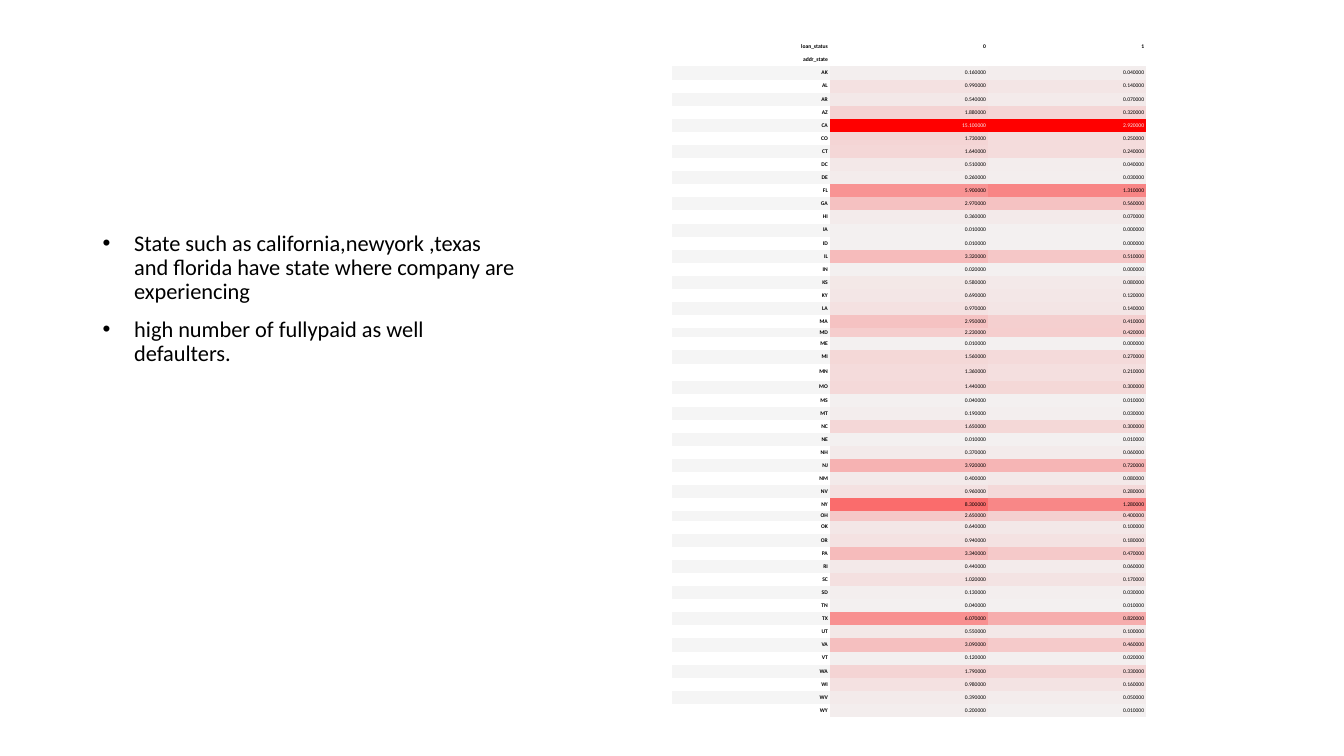
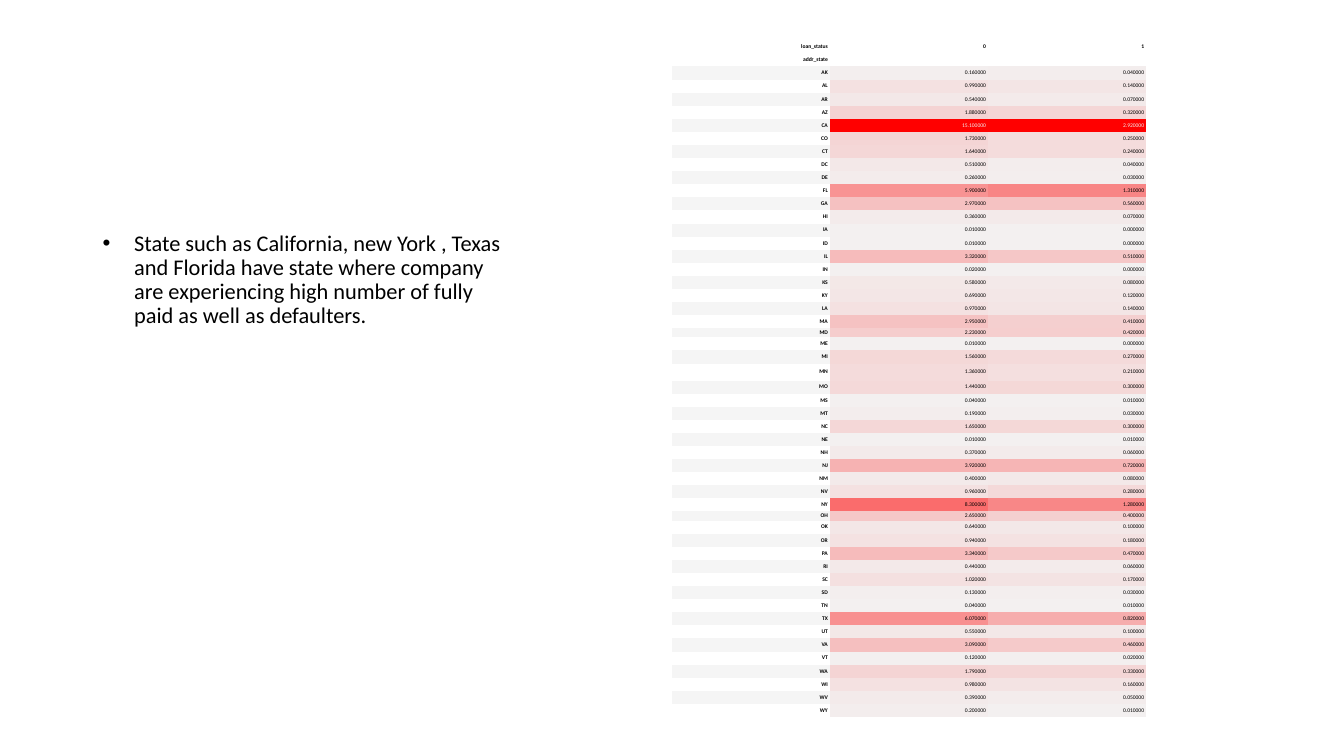
Before and after one commit to CharlieThomasCTG/LendingClubEDA, a slide deck: slide 12 of EDA LENDING CLUB.pptx. Drawn at 1344x756 pixels with LibreOffice and Linux fonts; fonts in the diff are those of the drawing. Boxes give left, top, right and bottom in pixels: in the first picture for what was removed or moved away, otherwise in the second. Text is boxed around its words. In the diff, an @@ line names an element or a change of style, - is before the commit and + after.

```diff
--- a/EDA LENDING CLUB.pptx
+++ b/EDA LENDING CLUB.pptx
@@ text at (134,235,500,327): text changed @@
-• State such as california,newyork ,texas and florida have state where company are experiencing
-• high number of fullypaid as well defaulters.
+• State such as California, new York , Texas and Florida have state where company are experiencing high number of fully paid as well as defaulters.
```
Also in this commit, not shown: 5 other slides changed, 6 slides added, 1 slide removed.
